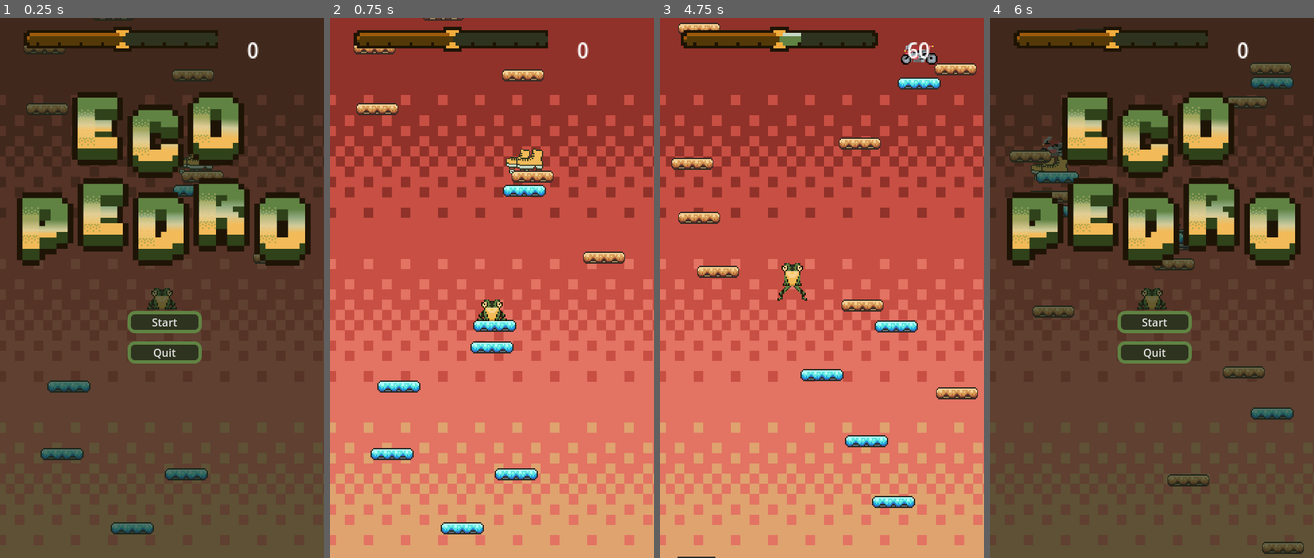
Above: before the commit, frames 1-4 (left to right).
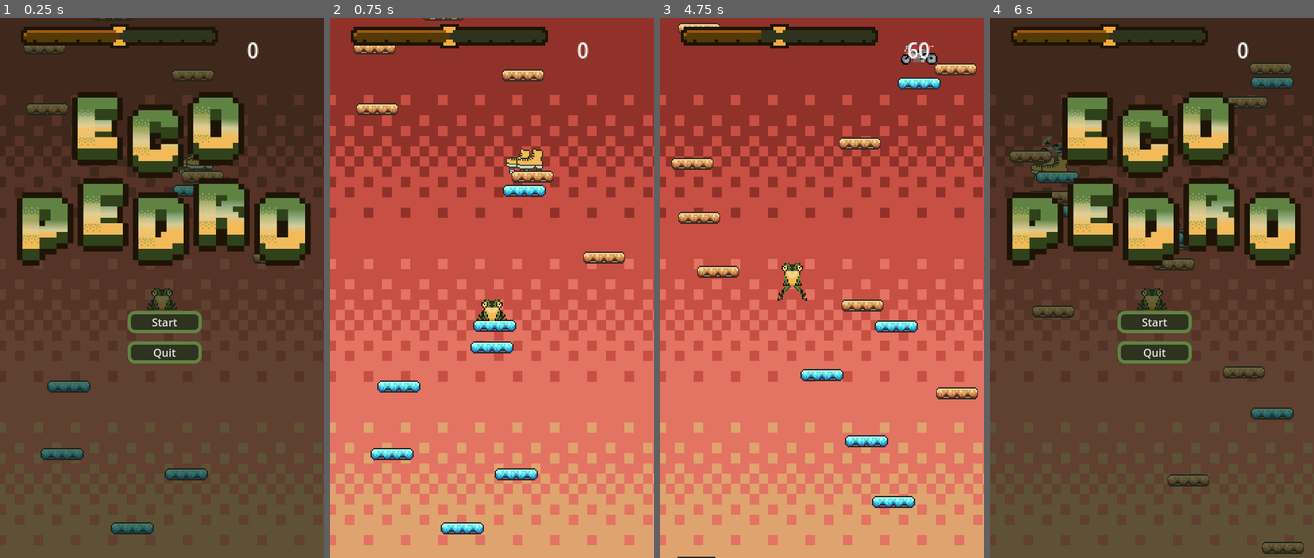
Above: after the commit, the same moments.

Repository: stefko-jam/Game_Jam
Game: Godot game, scene res://scenes/game.tscn
Two runs of this game, one before a commit and one after it. Both use one fixed random seed, a clock stepped at 60 frames per second and the inputs below.
Inputs:
- Up to frame 1 (0.25 s): no input
- Up to frame 2 (0.75 s): click "Start" at 0.5 s
- Up to frame 3 (4.75 s): hold D (right) 1.28-2 s; click "Restart" at 2 s; click "Start" at 2.75 s; hold D (right) 3.53-4.28 s; hold A (left) from 4.28 s (still down)
- Up to frame 4 (6 s): release A (left) at 5.03 s; hold D (right) 5.03-5.75 s; click "Restart" at 5.75 s

The runs differ from the first frame. In frame 1, 1.6% of the frame differs, in the area x 6-68%, y 1-7%; in frame 2, 1.6%; in frame 3, 1.7%; in frame 4, 1.6%.

Commit message:
Fix pollutometer

Diff:
--- a/scenes/pollutometer.tscn
+++ b/scenes/pollutometer.tscn
@@ -5,47 +5,47 @@
 
 [sub_resource type="AtlasTexture" id="AtlasTexture_j8b61"]
 atlas = ExtResource("1_g2h77")
-region = Rect2(128, 128, 64, 64)
+region = Rect2(0, 0, 64, 64)
 
 [sub_resource type="AtlasTexture" id="AtlasTexture_sxemr"]
 atlas = ExtResource("1_g2h77")
-region = Rect2(64, 128, 64, 64)
+region = Rect2(65, 0, 64, 64)
 
 [sub_resource type="AtlasTexture" id="AtlasTexture_s4j3g"]
 atlas = ExtResource("1_g2h77")
-region = Rect2(0, 128, 64, 64)
+region = Rect2(130, 0, 64, 64)
 
 [sub_resource type="AtlasTexture" id="AtlasTexture_kchi6"]
 atlas = ExtResource("1_g2h77")
-region = Rect2(192, 64, 64, 64)
+region = Rect2(195, 0, 64, 64)
 
 [sub_resource type="AtlasTexture" id="AtlasTexture_mvt3h"]
 atlas = ExtResource("1_g2h77")
-region = Rect2(128, 64, 64, 64)
+region = Rect2(0, 65, 64, 64)
 
 [sub_resource type="AtlasTexture" id="AtlasTexture_3c5ny"]
 atlas = ExtResource("1_g2h77")
-region = Rect2(64, 64, 64, 64)
+region = Rect2(65, 65, 64, 64)
 
 [sub_resource type="AtlasTexture" id="AtlasTexture_mrb8i"]
 atlas = ExtResource("1_g2h77")
-region = Rect2(0, 64, 64, 64)
+region = Rect2(130, 65, 64, 64)
 
 [sub_resource type="AtlasTexture" id="AtlasTexture_5ut6l"]
 atlas = ExtResource("1_g2h77")
-region = Rect2(192, 0, 64, 64)
+region = Rect2(195, 65, 64, 64)
 
 [sub_resource type="AtlasTexture" id="AtlasTexture_tw64p"]
 atlas = ExtResource("1_g2h77")
-region = Rect2(128, 0, 64, 64)
+region = Rect2(0, 130, 64, 64)
 
 [sub_resource type="AtlasTexture" id="AtlasTexture_j3ilm"]
 atlas = ExtResource("1_g2h77")
-region = Rect2(64, 0, 64, 64)
+region = Rect2(65, 130, 64, 64)
 
 [sub_resource type="AtlasTexture" id="AtlasTexture_tixpd"]
 atlas = ExtResource("1_g2h77")
-region = Rect2(0, 0, 64, 64)
+region = Rect2(130, 130, 64, 64)
 
 [sub_resource type="SpriteFrames" id="SpriteFrames_oyrlq"]
 animations = [{
